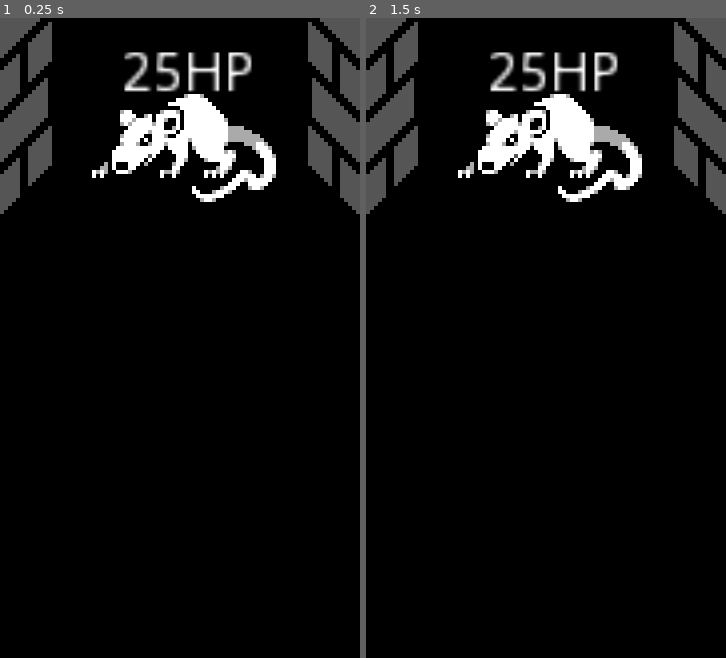
Above: before the commit, frames 1-2 (left to right).
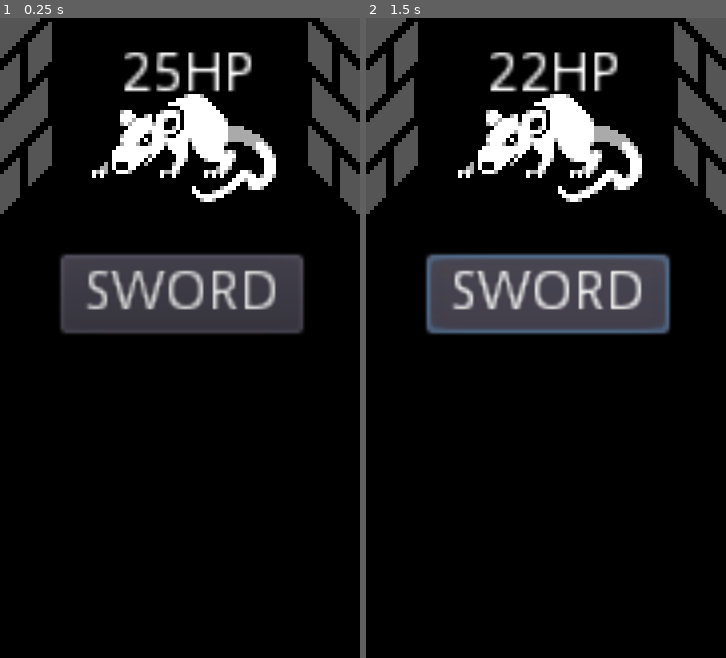
Above: after the commit, the same moments.

Repository: SuvanshShukla/GODOT-mobile-rpg
Game: Godot game, scene res://Battle.tscn
Two runs of this game, one before a commit and one after it. Both use one fixed random seed, a clock stepped at 60 frames per second and the inputs below.
Inputs (mouse positions are in pixels of both pictures, inside the frame that each line leads up to):
- Up to frame 1 (0.25 s): no input
- Up to frame 2 (1.5 s): click (549, 293) at 0.5 s, where only the run after the commit has a clickable "SWORD"; click (549, 293) at 1.25 s, where only the run after the commit has a clickable "SWORD"

The runs differ from the first frame. In frame 1, 8.5% of the frame differs, in the area x 16-85%, y 36-50%; in frame 2, 9.0%, in the area x 16-85%, y 5-50%.

Commit message:
started UI, wrote first script, updating health

Diff:
--- /dev/null
+++ b/Battle.gd
@@ -0,0 +1,6 @@
+extends Node
+
+onready var hpLabel = $Enemy/HPLabel
+
+func _on_SwordButton_pressed():
+	hpLabel.text = "22HP"
--- a/Battle.tscn
+++ b/Battle.tscn
@@ -1,10 +1,12 @@
-[gd_scene load_steps=4 format=2]
+[gd_scene load_steps=5 format=2]
 
 [ext_resource path="res://MobileRPG Resources/Images/Mobile RPG Mockup.png" type="Texture" id=1]
 [ext_resource path="res://MobileRPG Resources/Images/Rat.png" type="Texture" id=2]
 [ext_resource path="res://MobileRPG Resources/Images/Dungeon.png" type="Texture" id=3]
+[ext_resource path="res://Battle.gd" type="Script" id=4]
 
 [node name="Battle" type="Node"]
+script = ExtResource( 4 )
 
 [node name="Dungeon" type="Sprite" parent="."]
 position = Vector2( 45.0002, 80.0126 )
@@ -22,7 +24,7 @@
 [node name="Sprite" type="Sprite" parent="Enemy"]
 texture = ExtResource( 2 )
 
-[node name="Label" type="Label" parent="Enemy"]
+[node name="HPLabel" type="Label" parent="Enemy"]
 margin_left = -15.6288
 margin_top = -25.1907
 margin_right = 18.3712
@@ -31,3 +33,21 @@
 __meta__ = {
 "_edit_use_anchors_": false
 }
+
+[node name="Control" type="Control" parent="."]
+anchor_right = 1.0
+anchor_bottom = 1.0
+__meta__ = {
+"_edit_use_anchors_": false
+}
+
+[node name="SwordButton" type="Button" parent="Control"]
+margin_left = 15.3002
+margin_top = 59.4454
+margin_right = 76.3002
+margin_bottom = 79.4454
+text = "SWORD"
+__meta__ = {
+"_edit_use_anchors_": false
+}
+[connection signal="pressed" from="Control/SwordButton" to="." method="_on_SwordButton_pressed"]
Not shown, changed: GODOT-mobile-rpg-tutorial.md
